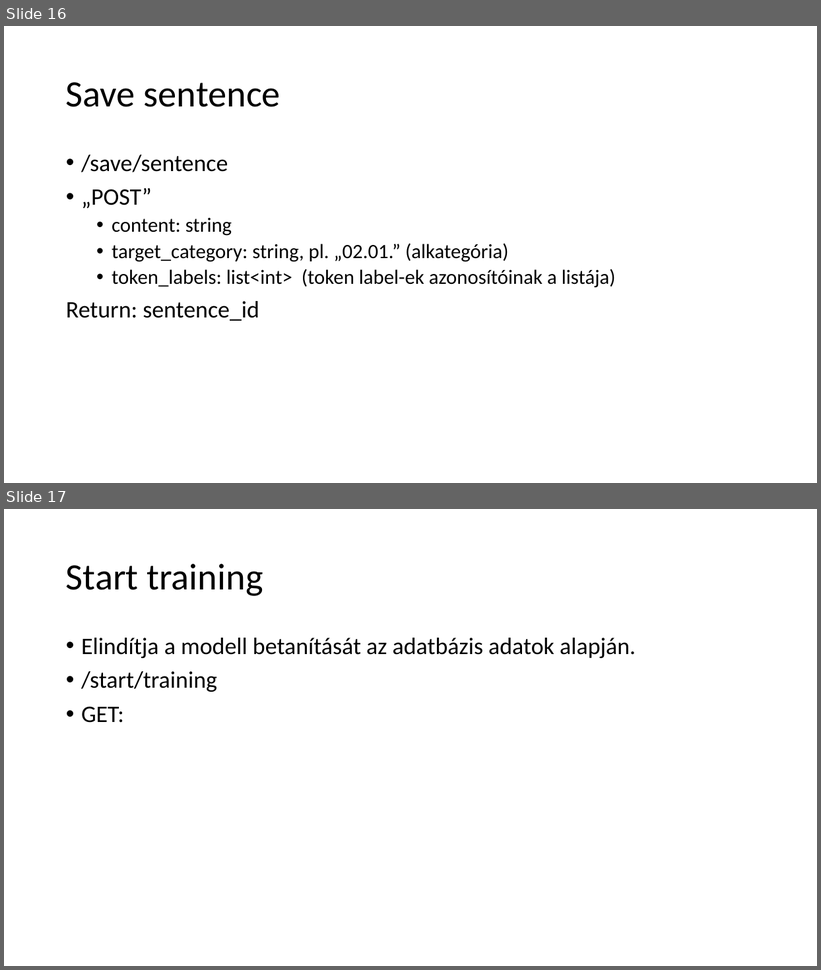
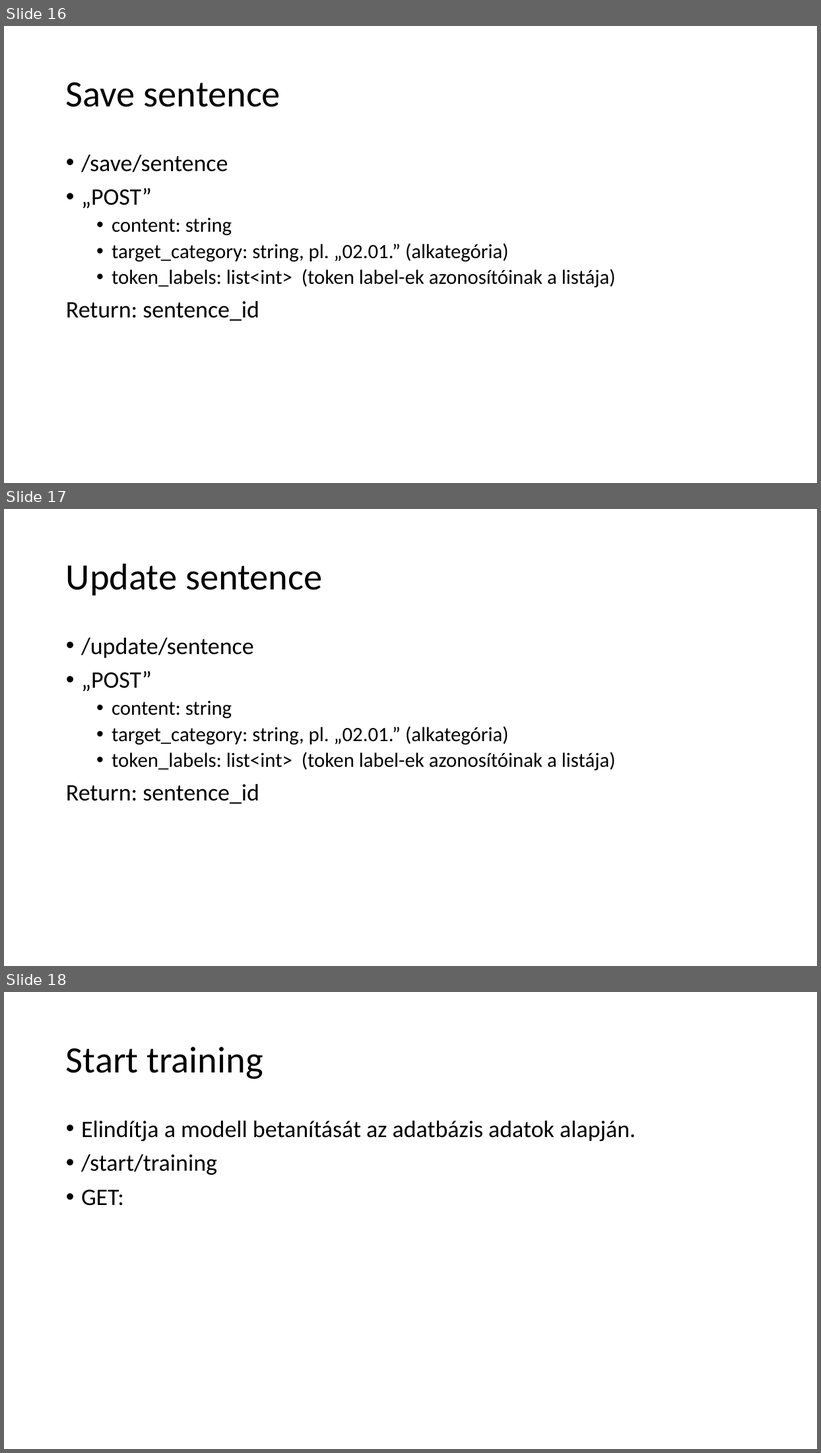
Before and after one commit to ejanos/strabag, a slide deck: python WebAPI.ppt. Shown one above the other, each under a label of ours: slides 16 and 17 before the commit, slides 16, 17 and 18 after it. The pictures are 821x970 and 821x1453 pixels, drawn with LibreOffice and Linux fonts; fonts in the diff are those of the drawing. Boxes give left, top, right and bottom in pixels: in the first picture for what was removed or moved away, otherwise in the second. Text is boxed around its words. In the diff, an @@ line names an element or a change of style, - is before the commit and + after.

Commit message:
update sentence

```diff
--- a/python WebAPI.ppt
+++ b/python WebAPI.ppt
@@ slide 17 added at (x1=4, y1=509, x2=817, y2=966), background #FFFFFF @@
@@ title added at (x1=66, y1=563, x2=322, y2=595), 44 pt, text #000000 @@
+Update sentence
@@ text added at (x1=66, y1=638, x2=616, y2=804), 24 pt, text #000000 @@
+• /update/sentence
+• „POST”
+  • content: string
+  • target_category: string, pl. „02.01.” (alkategória)
+  • token_labels: list<int> (token label-ek azonosítóinak a listája)
+Return: sentence_id
@@ what was slide 17 is now slide 18 @@
```
Also in this commit, not shown: 2 other files.
